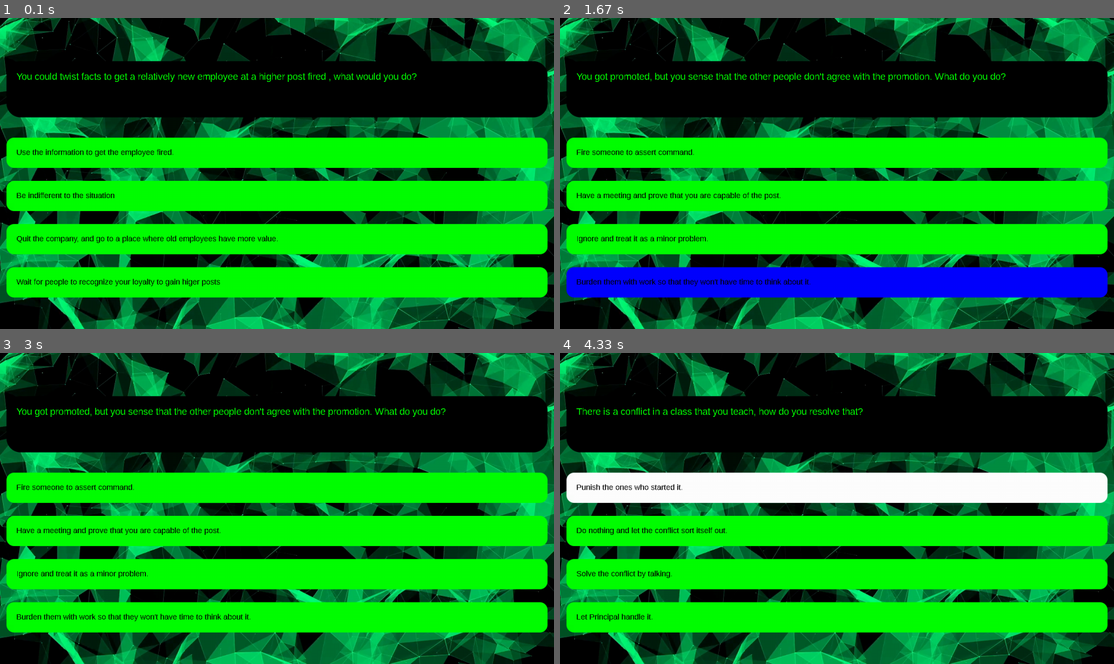
Above: before the commit, frames 1-4 (two rows, left to right).
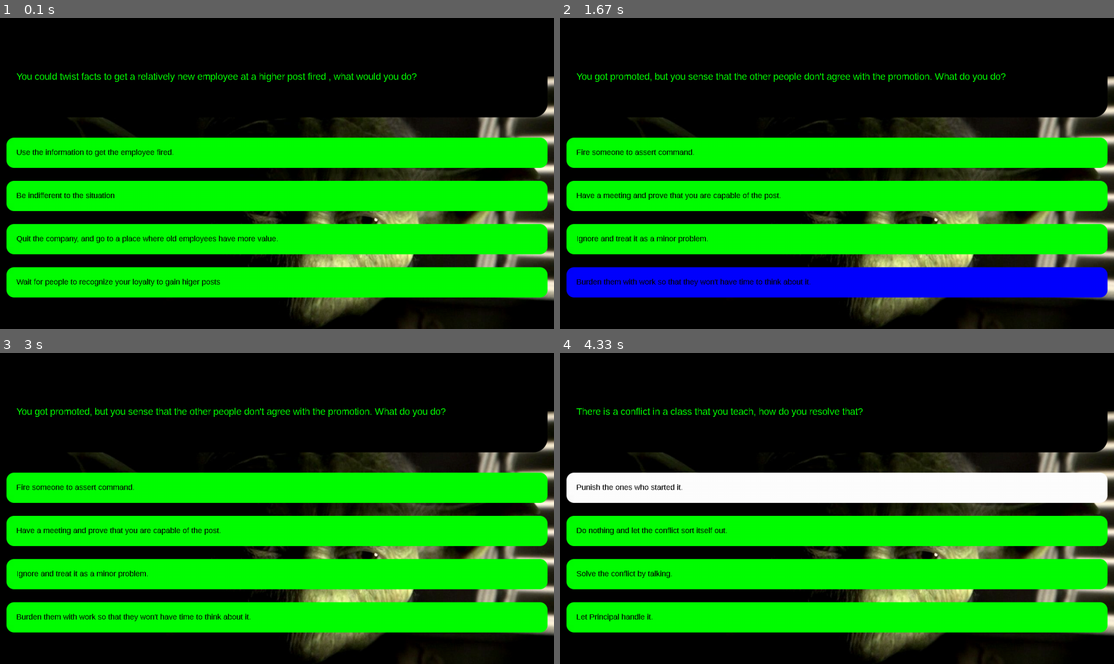
Above: after the commit, the same moments.

Repository: yashYRS/MultipleIntelligence
Game: pygame game, started from People/Quiz/game.py
Two runs of this game, one before a commit and one after it. Both use one fixed random seed, a clock stepped at 60 frames per second and the inputs below.
Inputs (mouse positions are in pixels of both pictures, inside the frame that each line leads up to):
- Up to frame 1 (0.1 s): no input
- Up to frame 2 (1.67 s): click (814, 185) at 0.38 s; press the mouse at (837, 282) at 0.7 s; move the mouse to (859, 260) at 0.8 s; release the mouse at (875, 238) at 0.93 s; press the mouse at (837, 238) at 1.03 s; move the mouse to (881, 182) at 1.13 s; release the mouse at (925, 129) at 1.27 s; press the mouse at (837, 151) at 1.37 s; move the mouse to (776, 210) at 1.47 s; release the mouse at (715, 269) at 1.6 s
- Up to frame 3 (3 s): press the mouse at (277, 486) at 1.7 s; move the mouse to (221, 449) at 1.8 s; release the mouse at (171, 415) at 1.93 s; press the mouse at (277, 486) at 2.03 s; move the mouse to (376, 508) at 2.13 s; release the mouse at (476, 530) at 2.27 s; press the mouse at (277, 530) at 2.37 s; move the mouse to (343, 505) at 2.47 s; release the mouse at (415, 480) at 2.6 s; press the mouse at (277, 530) at 2.7 s; move the mouse to (210, 477) at 2.8 s; release the mouse at (144, 427) at 2.93 s
- Up to frame 4 (4.33 s): click (936, 611) at 3.05 s; press the mouse at (837, 486) at 3.87 s; move the mouse to (936, 514) at 3.97 s; release the mouse at (1036, 545) at 4.1 s; press the mouse at (837, 486) at 4.2 s; move the mouse to (864, 496) at 4.3 s

The runs differ from the first frame. In frame 1, 32% of the frame differs, in the area x 0-100%, y 0-100%; in frame 2, 32%; in frame 3, 32%; in frame 4, 32%.

Commit message:
README updated

Diff:
--- a/Body/SpaceWars/space_war.py
+++ b/Body/SpaceWars/space_war.py
@@ -2,6 +2,7 @@
 import random
 import time
 import turtle
+import traceback
 import tkinter as T
 
 
@@ -234,20 +235,30 @@
 
     def show_status(self):
         self.pen.undo()
-        if self.lives > 0:
-            msg = "Level: %s   Lives: %s   Score: %s" %(self.level, self.lives, self.score)
+        if self.state != "gameover":
+            msg = "Level: %s   Lives: %s   Score: %s" % (self.level, self.lives, self.score)
         else:
-            msg = "Game Over ! Score : %s" %(self.score)
-        self.pen.penup() #not draw anything
+            msg = "Game Over ! Score : %s" % (self.score)
+
+        # Don't draw anything
+        self.pen.penup()
         self.pen.goto(-110, 310)
         self.pen.write(msg, font=("Arial", 16, "normal"))
 
     def show_splash(self):
         turtle.bgpic("Body/SpaceWars/splash8.png")
         turtle.update()
-        time.sleep(6)
+        time.sleep(4)
         turtle.bgpic("Body/SpaceWars/starfield.gif")
         self.state = "setup"
+
+    def exit_game(self, score):
+        turtle.update()
+        self.show_status()
+
+        time.sleep(2)
+        turtle.bye()
+        return
 
 
 def game_loop(player_speed, ally_speed, enemy_speed, enemy_canon_speed):
@@ -284,10 +295,12 @@
     game.draw_border()
 
     # Show the game show_status
+    print("Before showing status")
     game.show_status()
 
+    print("Before After showing splash")
     game.show_splash()
-
+    print("After showing splash")
     if game.state == "setup":
         # Create my sprites
         player = Player("triangle", "white", 0, 0, player_speed=player_speed)
@@ -316,6 +329,7 @@
     # turtle.onkey(player.accelarate, "Up")
     # turtle.onkey(player.decelarate, "Down")
     turtle.onkey(cannon.fire, "space")
+    turtle.onkey(game.exit_game, "q")
     # to listen to the key presses
     turtle.listen()
 
@@ -323,7 +337,9 @@
     # Main game loop
     while True:
         # stops the updating until we get here
-        if time.time() - start_time > 40:
+        if time.time() - start_time > 60:
+            game.state = "gameover"
+            game.exit_game(gscore)
             return gscore, lives
         turtle.update()
         time.sleep(0.02)
@@ -344,6 +360,8 @@
             gscore -= 5
             if game.lives < 1:
                 game.state = "gameover"
+                game.exit_game(gscore)
+                return gscore, lives
             game.show_status()
             player.color("white")
 
@@ -365,6 +383,8 @@
                 game.lives -= 1
                 if game.lives < 1:
                     game.state = "gameover"
+                    game.exit_game(gscore)
+                    return gscore, lives
                 game.show_status()
                 player.color("white")
 
@@ -407,8 +427,8 @@
         for particle in particles:
             particle.move()
 
-        print(game.state)
         if game.state == "gameover":
+            game.exit_game(gscore)
             return gscore, lives
     return gscore
 
@@ -444,7 +464,8 @@
             return game_score/500
 
     except Exception as e:
-        print(e)
+        print(''.join(traceback.format_exception(None, e, e.__traceback__)))
+    print("Score returned", game_score)
     return game_score
 
 
--- a/People/Quiz/game.py
+++ b/People/Quiz/game.py
@@ -8,7 +8,7 @@
 import os
 
 surface = pygame.display.set_mode((0, 0))
-background = pygame.image.load("People/Quiz/bg.png").convert()
+background = pygame.image.load("static/images/yoda.jpg").convert()
 nscore = 0
 flag = 0
 screen_h = pygame.display.Info().current_h
--- a/Word/BullsAndCows/CowBull.py
+++ b/Word/BullsAndCows/CowBull.py
@@ -267,6 +267,7 @@
     text(result_text, size=40, color=black, top=HEIGHT*0.55,
          left=WIDTH*0.2, fonttype=font2)
     time.sleep(2)
+    pygame.quit()
     return score
 
 
--- a/main.py
+++ b/main.py
@@ -371,10 +371,10 @@
         else:
             reqd_score = max([game.score for game in all_games])
         curr_item['high_score'] = str(round(reqd_score*100, 2)) + " %"
-        max_scores.append(reqd_score)
+        max_scores.append(reqd_score*100)
     max_score = str(round(max(max_scores), 2)) + " %"
-    print(max_scores, max_score)
-    print([c['high_score'] for c in category_info])
+    print("M", max_score)
+    print("C:", [c['high_score'] for c in category_info])
 
     return render_template('profile.html', name=current_user.name,
                            game_category=category_info, max_score=max_score)
--- a/static/game_text/email.txt
+++ /dev/null
@@ -1,15 +0,0 @@
-Respected Sir/Madam,
-
- Greetings from the Ministry of Culture, as part of a new initiative, we have released a game, during the run of which
- several aspects of the player's intelligence is evaluated. Your child registered on our website, and played the game,
- and here is a detailed report of his performance.
-
-
- ---  ---- Graph for Different Smarts ---- ---
-
-
-Based on this, we suggest the following professional options that you could encourage your ward to go through.
-
-1.
-2.
-3.
Binary file added: People/Quiz/PeopleQuiz.jpeg
Not shown, changed: README.md
Not shown, added: requirements.txt
Binary file added: static/images/yoda.jpg
Not shown, changed: templates/gamelist.html
Not shown, changed: templates/profile.html
